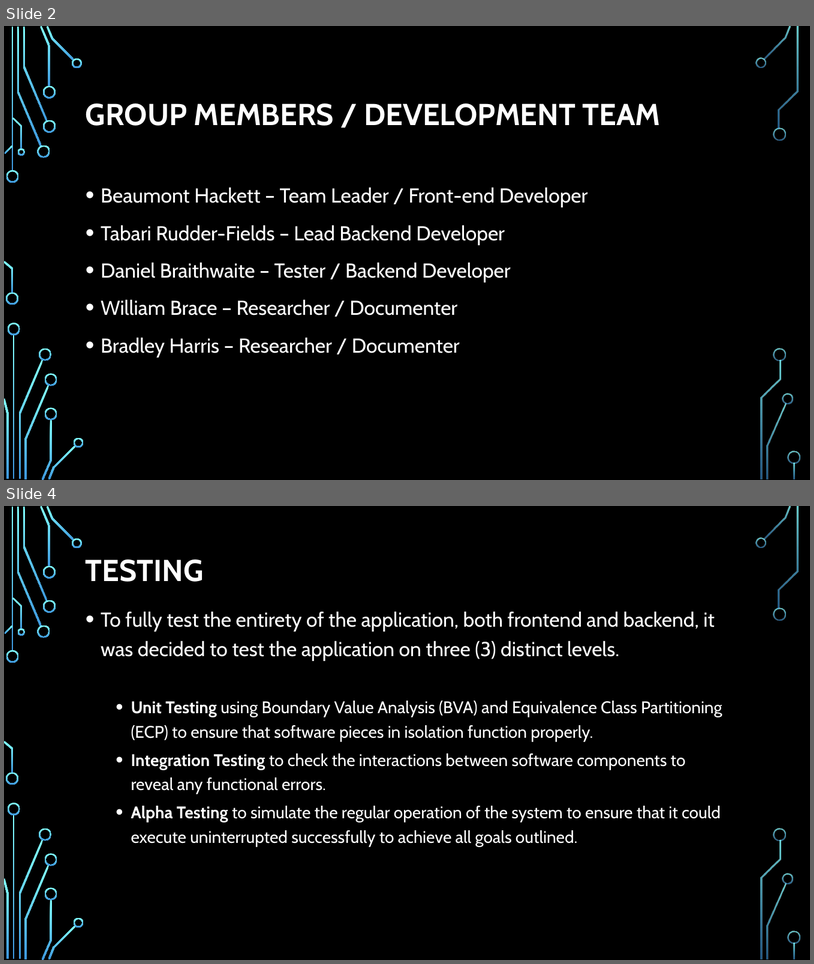
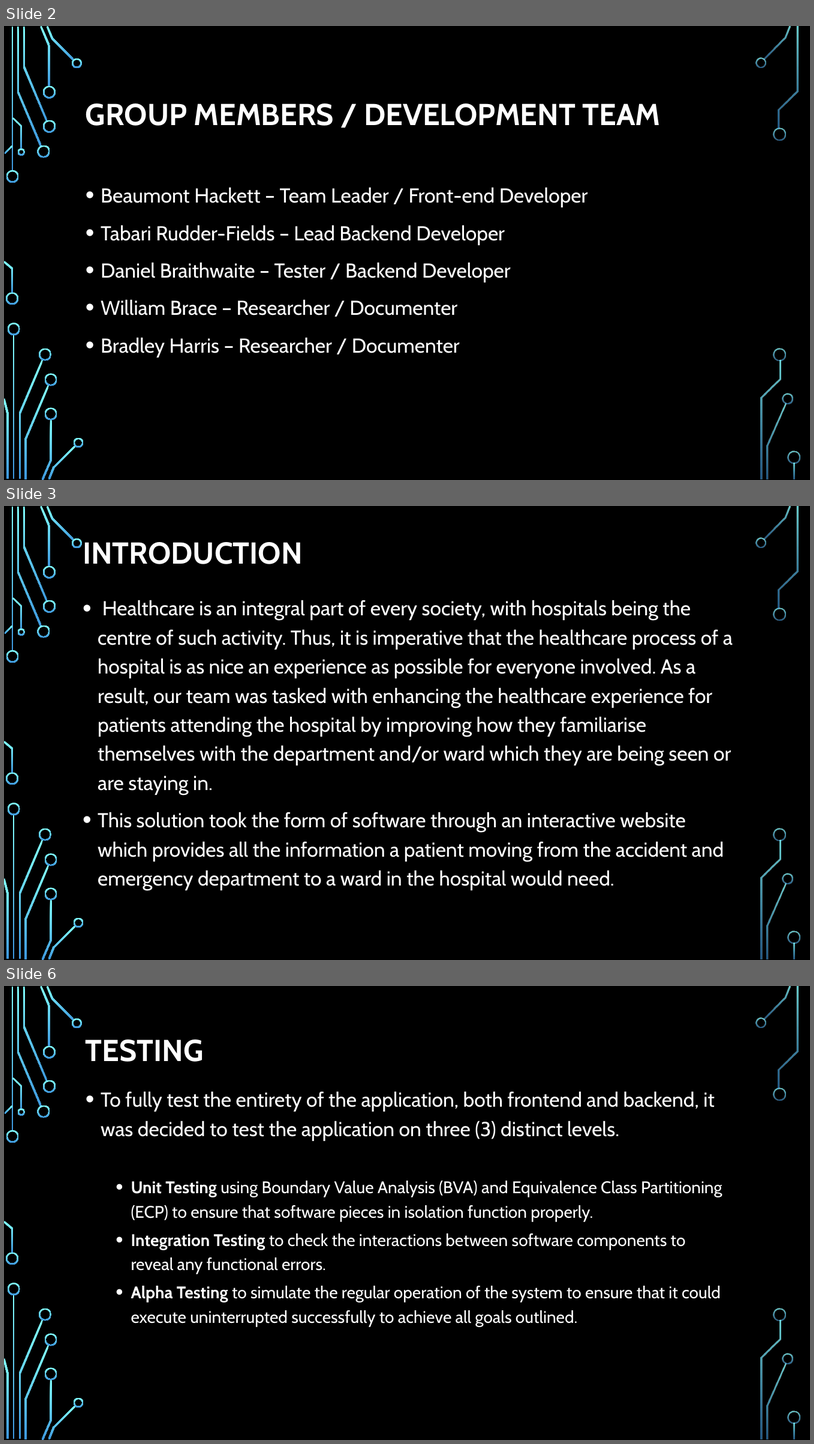
Before and after one commit to trf213/SQA, a slide deck: Documentation/Group Presentation.pptx. Shown one above the other, each under a label of ours: slides 2 and 4 before the commit, slides 2, 3 and 6 after it; the slides between them are not shown. The pictures are 814x964 and 814x1444 pixels, drawn with LibreOffice and Linux fonts; fonts in the diff are those of the drawing; background and template pictures are left out. Boxes give left, top, right and bottom in pixels: in the first picture for what was removed or moved away, otherwise in the second. Text is boxed around its words. In the diff, an @@ line names an element or a change of style, - is before the commit and + after.

```diff
--- a/Documentation/Group Presentation.pptx
+++ b/Documentation/Group Presentation.pptx
@@ slide 3 added at bbox=[4, 506, 810, 960], background picture (left out); not listed: 36 template elements that a slide beside it also shows @@
@@ title added at bbox=[83, 542, 303, 564], 36 pt, text #FFFFFF, bold @@
+INTRODUCTION
@@ text added at bbox=[98, 600, 733, 890], 24 pt, text #FFFFFF @@
+• Healthcare is an integral part of every society, with hospitals being the centre of such activity. Thus, it is imperative that the healthcare process of a hospital is as nice an experience as possible for everyone involved. As a result, our team was tasked with enhancing the healthcare experience for patients attending the hospital by improving how they familiarise themselves with the department and/or ward which they are being seen or are staying in.
+• This solution took the form of software through an interactive website which provides all the information a patient moving from the accident and emergency department to a ward in the hospital would need.
@@ what was slide 4 is now slide 6 @@
```
Also in this commit, not shown: 2 other slides added, 1 slide removed, 1 other file.
